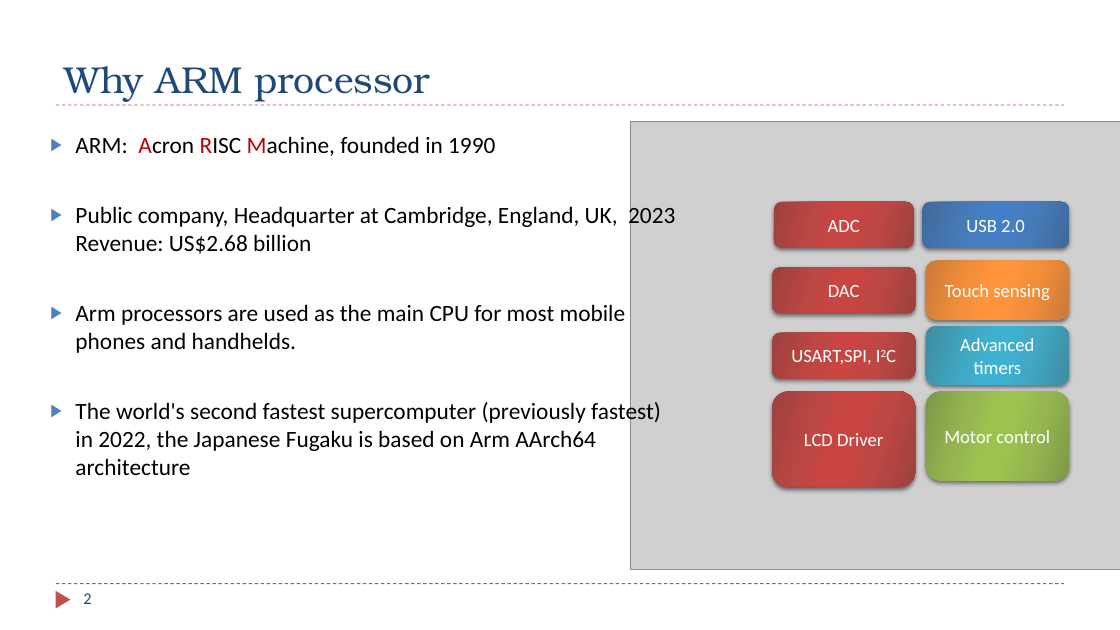
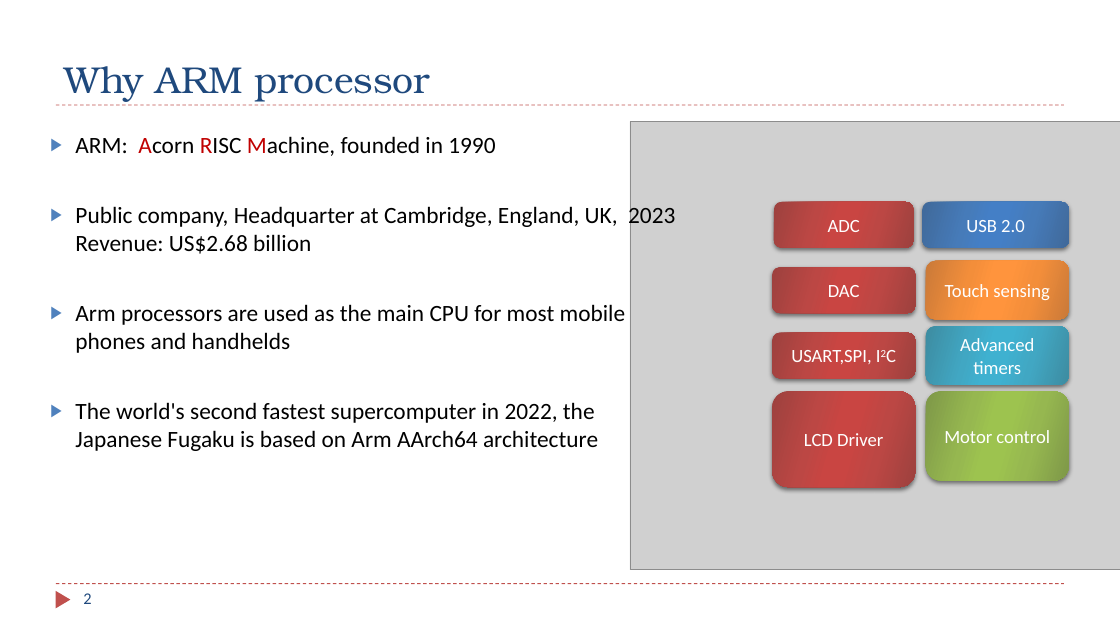
Before and after one commit to guhofstra/CSC111Sp26, a slide deck: slide 2 of PPTs/Ch1_See_Program_Running.pptx. Drawn at 1120x630 pixels with LibreOffice and Linux fonts; fonts in the diff are those of the drawing; grey boxes stand for pictures. Boxes give left, top, right and bottom in pixels: in the first picture for what was removed or moved away, otherwise in the second. Text is boxed around its words. In the diff, an @@ line names an element or a change of style, - is before the commit and + after.

```diff
--- a/PPTs/Ch1_See_Program_Running.pptx
+++ b/PPTs/Ch1_See_Program_Running.pptx
@@ text at [75, 136, 495, 156]: text changed @@
-▶ ARM: Acron RISC Machine, founded in 1990
+▶ ARM: Acorn RISC Machine, founded in 1990
@@ text at [75, 304, 626, 451]: text changed @@
-▶ Arm processors are used as the main CPU for most mobile phones and handhelds.
-▶ The world's second fastest supercomputer (previously fastest) in 2022, the Japanese Fugaku is based on Arm AArch64 architecture
+▶ Arm processors are used as the main CPU for most mobile phones and handhelds
+▶ The world's second fastest supercomputer in 2022, the Japanese Fugaku is based on Arm AArch64 architecture
```
Also in this commit, not shown: 4 other slides changed, 1 slide added, 1 slide removed, 3 other files.
